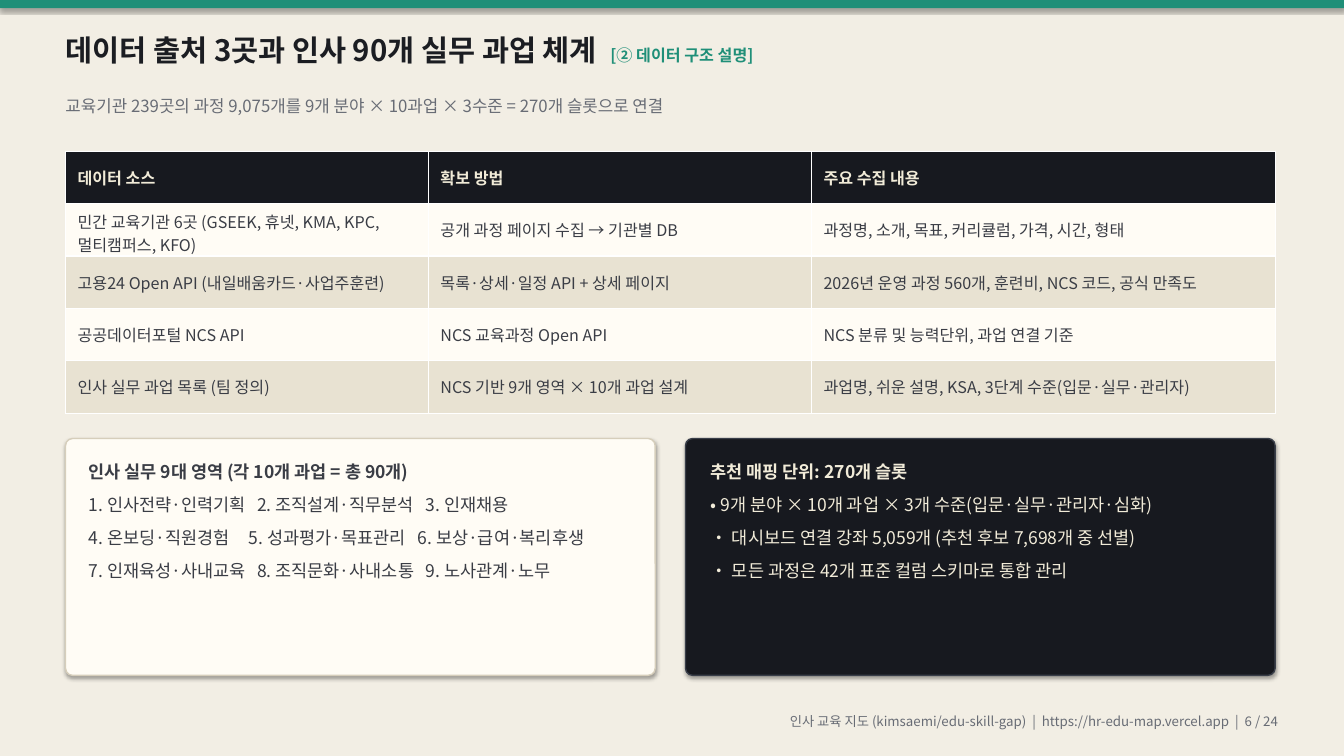
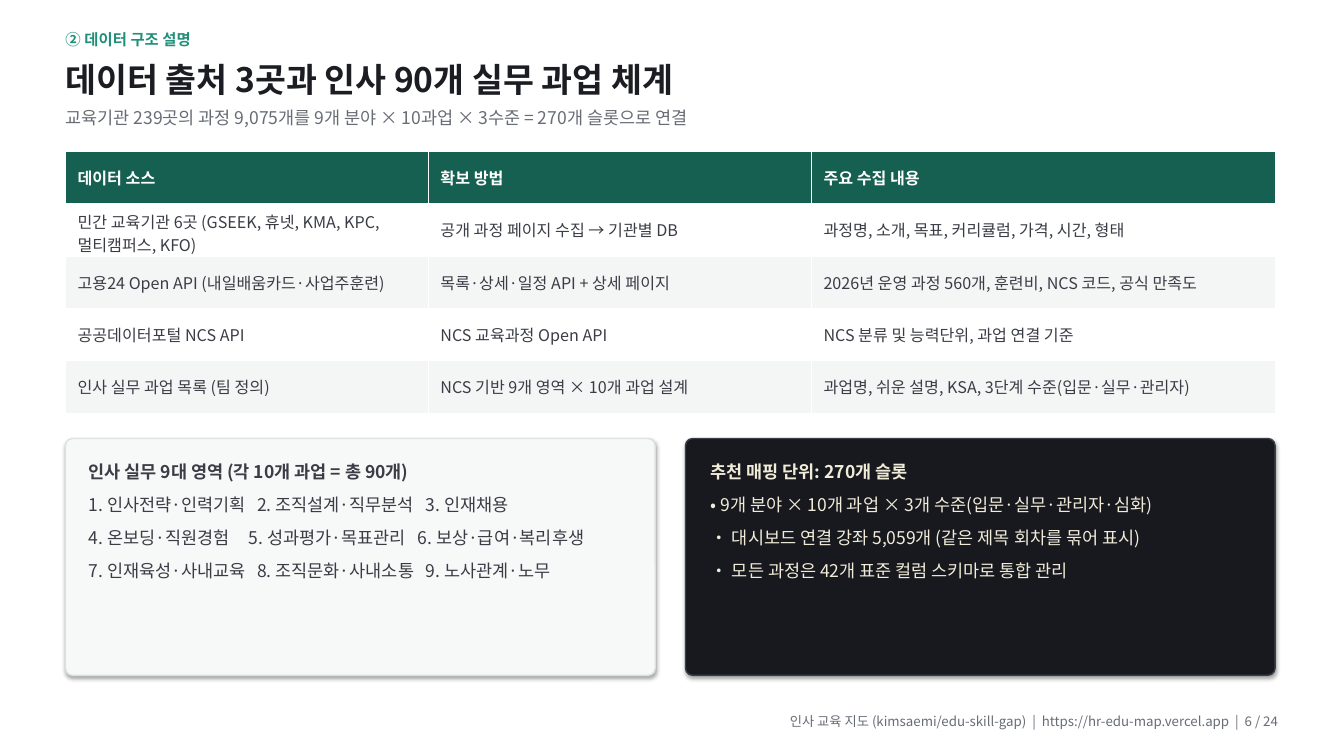
Before and after one commit to kimsaemi/edu-skill-gap, a slide deck: slide 6 of presentation/HR_교육지도_발표.pptx. Drawn at 1344x756 pixels with LibreOffice and Linux fonts; fonts in the diff are those of the drawing. Boxes give left, top, right and bottom in pixels: in the first picture for what was removed or moved away, otherwise in the second. Text is boxed around its words. In the diff, an @@ line names an element or a change of style, - is before the commit and + after.

```diff
--- a/presentation/HR_교육지도_발표.pptx
+++ b/presentation/HR_교육지도_발표.pptx
@@ rectangle at (0,0,1344,756): fill #F2EEE4 to #FFFFFF @@
@@ rectangle removed at (0,0,1344,8) @@
@@ text added at (65,32,190,47), 11 pt, text #1F8F78, bold @@
+② 데이터 구조 설명
@@ text at (65,63,673,95): text changed; size 21 to 24 pt @@
-데이터 출처 3곳과 인사 90개 실무 과업 체계 [② 데이터 구조 설명]
+데이터 출처 3곳과 인사 90개 실무 과업 체계
@@ text "교육기관 239곳의 과정 9,075개를 9개 ...": place and size @@
-text "교육기관 239곳의 과정 9,075개를 9개 ..." at (65,98,663,115)
+text "교육기관 239곳의 과정 9,075개를 9개 ..." at (65,109,687,127)
@@ text "교육기관 239곳의 과정 9,075개를 9개 ..." at (65,109,687,127): size 12 to 12.5 pt @@
@@ table at (66,151,1275,413) @@
@@ fill #17191F to #166052 in row 1 @@
@@ fill #FFFCF5 to #FFFFFF in 6 cells @@
@@ fill #E8E2D2 to #F3F6F5 in 6 cells @@
@@ text colour #F1EBD8 to #FFFFFF in "데이터 소스", "확보 방법", "주요 수집 내용" @@
@@ rounded rectangle at (66,439,655,676): fill #FFFCF5 to #F7F9F8; outline #D6CEBB 1 pt to #DCE2DF 1 pt @@
@@ text at (732,529,1140,548): text changed @@
-• 대시보드 연결 강좌 5,059개 (추천 후보 7,698개 중 선별)
+• 대시보드 연결 강좌 5,059개 (같은 제목 회차를 묶어 표시)
```
Also in this commit, not shown: 22 other slides changed, 4 other files.
